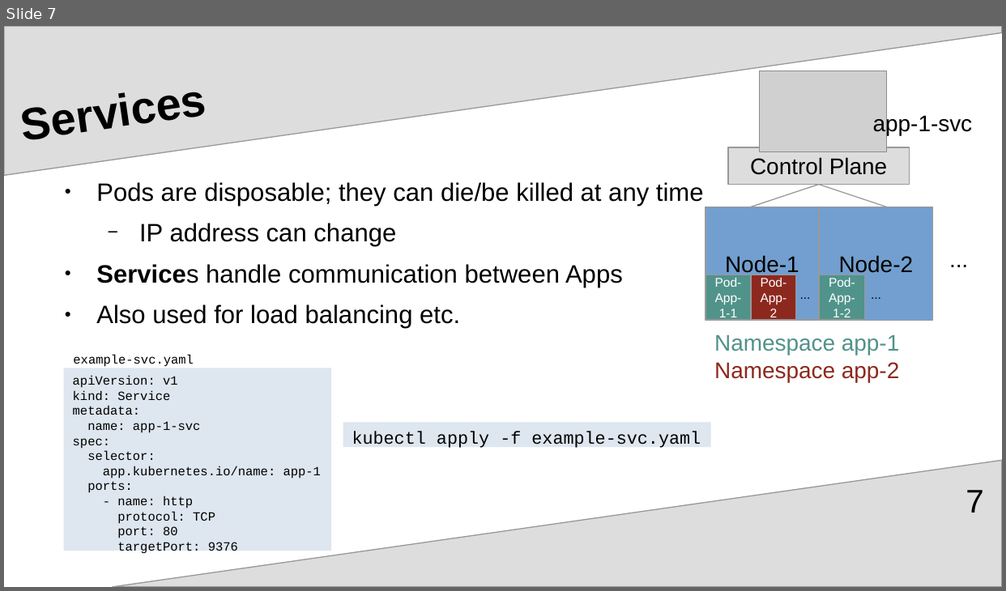
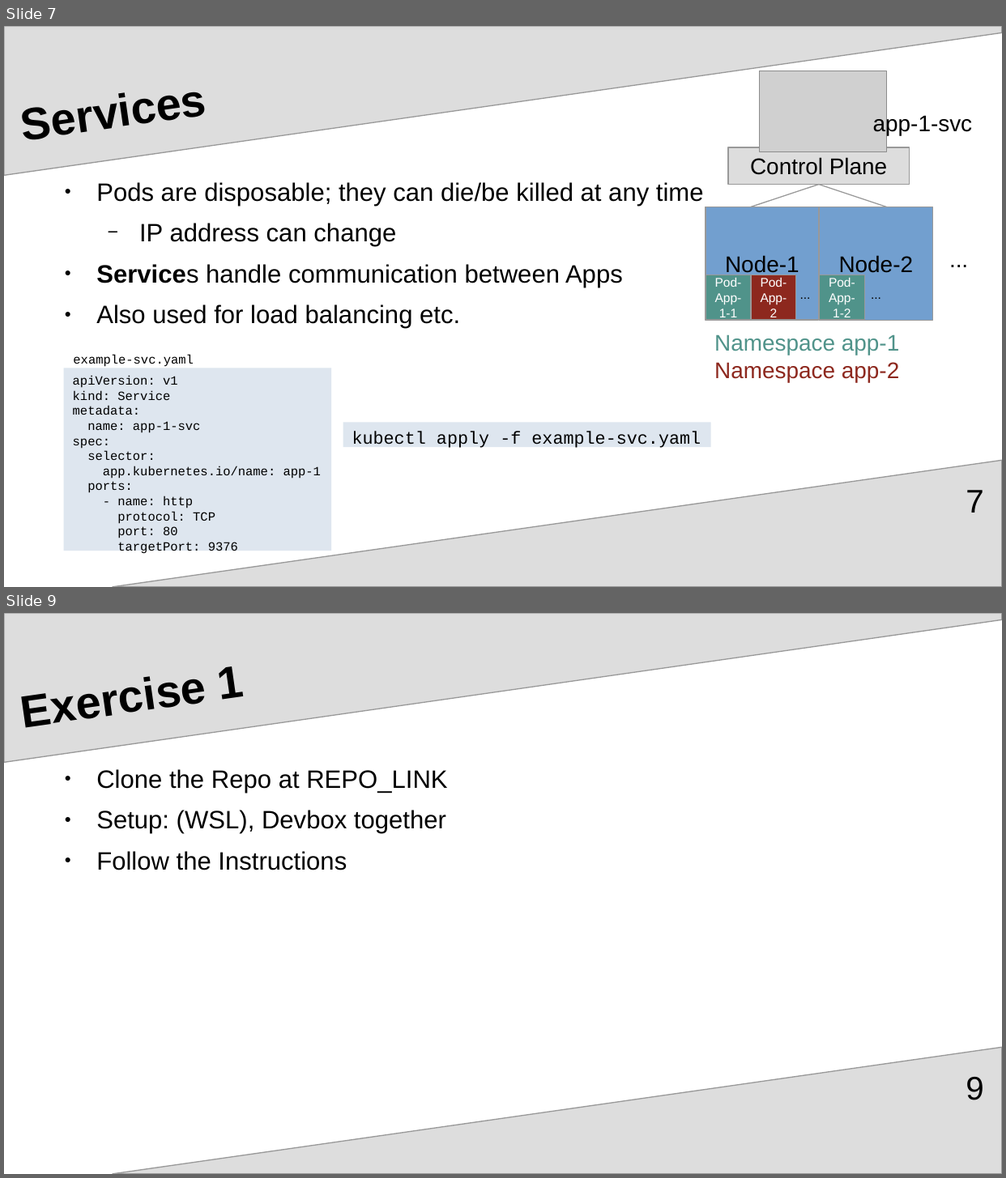
Before and after one commit to upart/cabinops, a slide deck: documentation/Introduction.odp. Shown one above the other, each under a label of ours: slide 7 before the commit, slides 7 and 9 after it; the slides between them are not shown. The pictures are 1006x591 and 1006x1178 pixels, drawn with LibreOffice and Linux fonts; fonts in the diff are those of the drawing; grey boxes stand for pictures. Boxes give left, top, right and bottom in pixels: in the first picture for what was removed or moved away, otherwise in the second. Text is boxed around its words. In the diff, an @@ line names an element or a change of style, - is before the commit and + after.

```diff
--- a/documentation/Introduction.odp
+++ b/documentation/Introduction.odp
@@ slide 9 added at <box>4,613,1002,1174</box>, background #FFFFFF; not listed: 2 template elements that a slide beside it also shows @@
@@ title added at <box>220,666,245,700</box>, 36 pt, text #000000, bold @@
+Exercise 1
@@ text added at <box>96,769,447,871</box>, 20 pt, text #000000 @@
+● Clone the Repo at REPO_LINK
+● Setup: (WSL), Devbox together
+● Follow the Instructions
@@ page number added at <box>965,1077,983,1101</box>, 26 pt, text #000000 @@
+9
```
Also in this commit, not shown: 6 slides changed, 4 other slides added, 4 other files.
